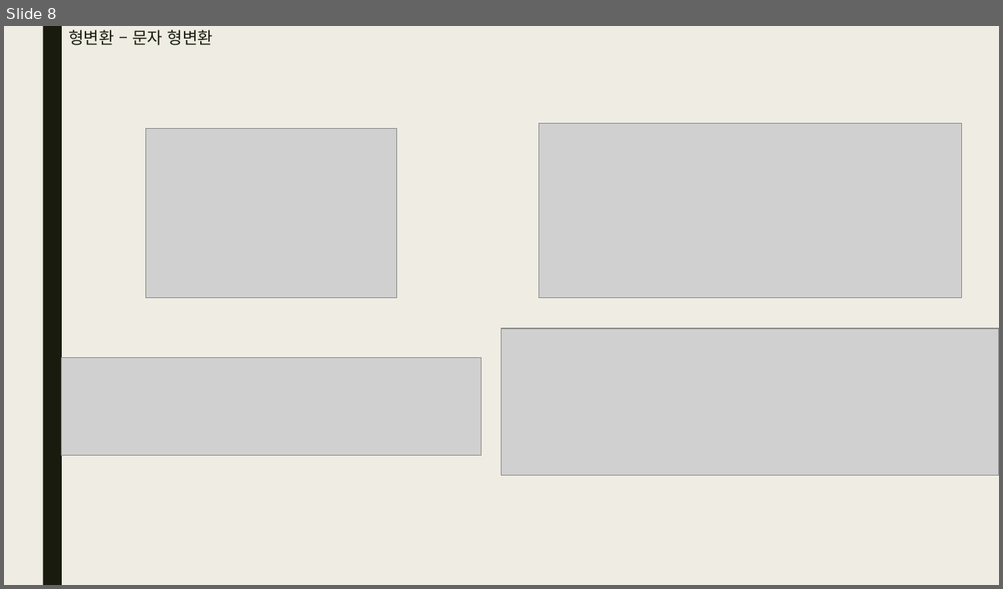
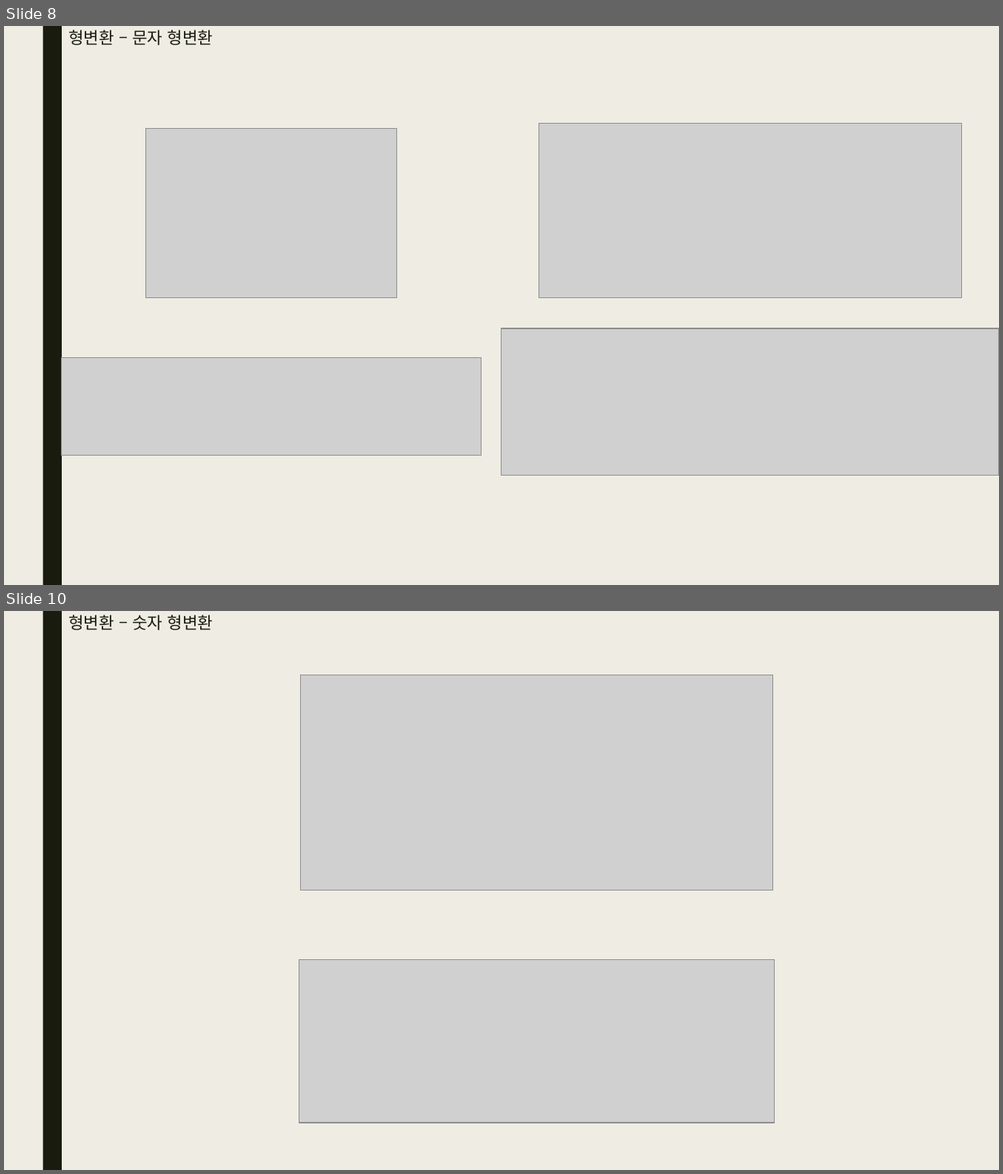
Before and after one commit to bino0130/politec-python, a slide deck: 파이썬 과제/파이썬 4강 과제 남정현.pptx. Shown one above the other, each under a label of ours: slide 8 before the commit, slides 8 and 10 after it; the slides between them are not shown. The pictures are 1003x589 and 1003x1174 pixels, drawn with LibreOffice and Linux fonts; fonts in the diff are those of the drawing; grey boxes stand for pictures. Boxes give left, top, right and bottom in pixels: in the first picture for what was removed or moved away, otherwise in the second. Text is boxed around its words. In the diff, an @@ line names an element or a change of style, - is before the commit and + after.

```diff
--- a/파이썬 과제/파이썬 4강 과제 남정현.pptx
+++ b/파이썬 과제/파이썬 4강 과제 남정현.pptx
@@ slide 10 added at <box>4,611,999,1170</box>, background #EFEDE3; not listed: 1 template element that a slide beside it also shows @@
@@ title added at <box>68,615,213,630</box>, 16 pt, text #191B0E @@
+형변환 – 숫자 형변환
@@ picture added at <box>301,675,772,891</box> @@
@@ picture added at <box>299,960,774,1124</box> @@
```
Also in this commit, not shown: 1 slide changed, 1 other slide added.
